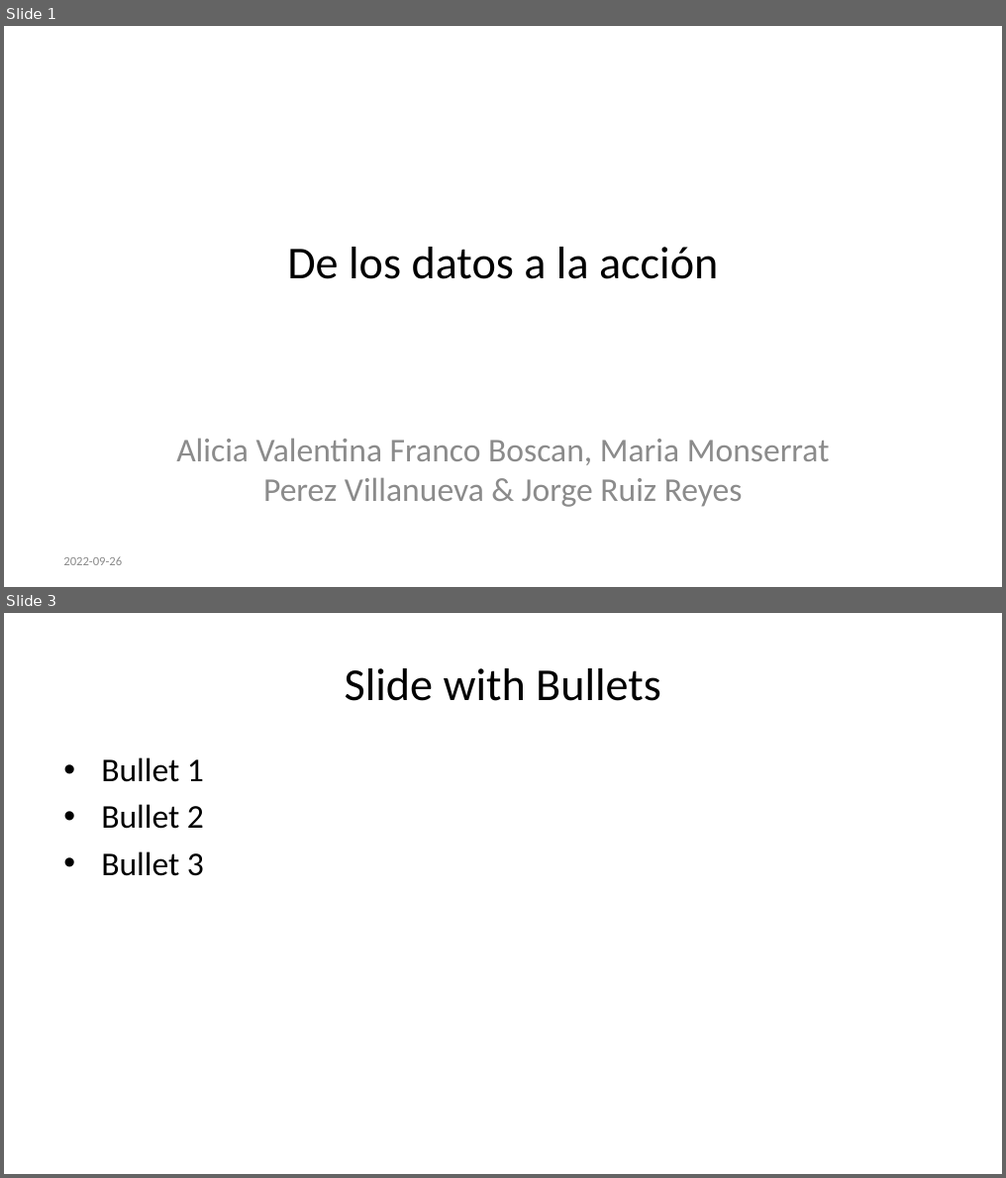
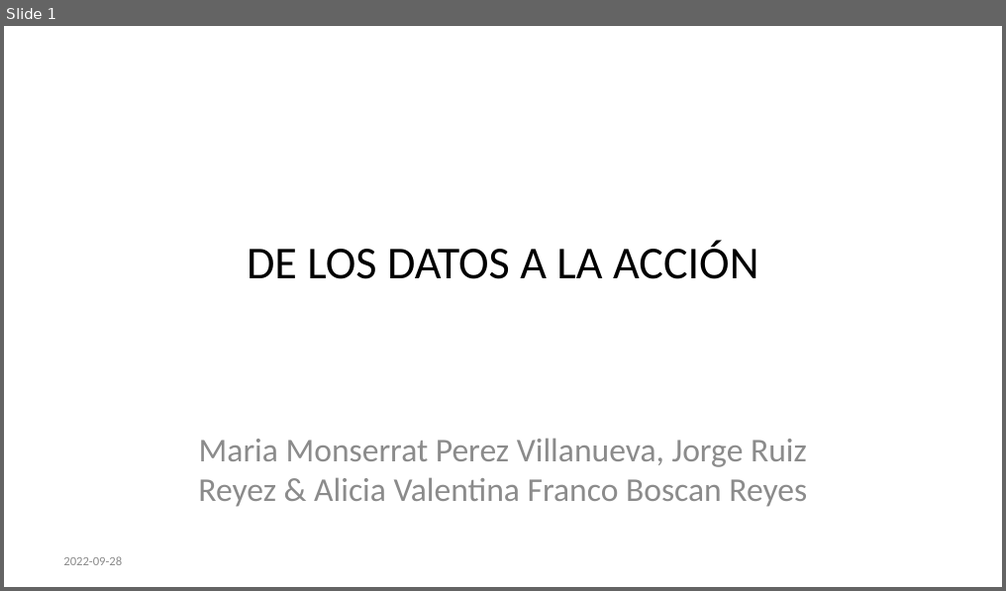
Before and after one commit to datacivica/ppt-huelladecuidados-LatinR, a slide deck: ppt-LatinR.pptx. Shown one above the other, each under a label of ours: slides 1 and 3 before the commit, slide 1 after it; the slides between them are not shown. The pictures are 1006x1178 and 1006x591 pixels, drawn with LibreOffice and Linux fonts; fonts in the diff are those of the drawing. Boxes give left, top, right and bottom in pixels: in the first picture for what was removed or moved away, otherwise in the second. Text is boxed around its words. In the diff, an @@ line names an element or a change of style, - is before the commit and + after.

```diff
--- a/ppt-LatinR.pptx
+++ b/ppt-LatinR.pptx
@@ slide 3 removed at box(4, 613, 1002, 1174), background #FFFFFF @@
@@ title removed at box(345, 668, 661, 701) @@
-Slide with Bullets
@@ text removed at box(101, 758, 204, 876) @@
-• Bullet 1
-• Bullet 2
-• Bullet 3
@@ slide 1 changed as well @@
@@ title at box(247, 240, 759, 279): text changed @@
-De los datos a la acción
+DE LOS DATOS A LA ACCIÓN
@@ subtitle at box(198, 438, 807, 507): text changed @@
-Alicia Valentina Franco Boscan, Maria Monserrat Perez Villanueva & Jorge Ruiz Reyes
+Maria Monserrat Perez Villanueva, Jorge Ruiz Reyez & Alicia Valentina Franco Boscan Reyes
```
Also in this commit, not shown: 9 slides added, 3 other slides removed, 4 other files.
